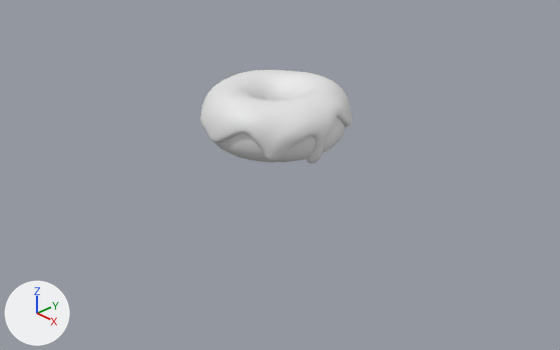
An edit to the Blender file Donut.blend, drawn before and after from the same camera.
Both versions are drawn from a 50 mm camera at (4.56, -4.26, 2.5) aimed at (0.2, -0.14, -0.45). The axes (+X, +Y, +Z) are drawn at lower left. The lights are the same throughout.

Script lines for the objects in view, before the commit:
```python
me_torus = bpy.data.meshes.new('Torus')
me_torus.from_pydata(...)  # 384 vertices, 384 faces; spans x -0.623..0.619, y -0.624..0.621, z -0.25..0.27
me_torus.polygons.foreach_set('use_smooth', [True] * 384)
me_torus_001 = bpy.data.meshes.new('Torus.001')
me_torus_001.from_pydata(...)  # 27552 vertices, 27552 faces; spans x -0.647..0.647, y -0.649..0.651, z -0.281..0.279
me_torus_001.polygons.foreach_set('use_smooth', [True] * 27552)
ob_donut = bpy.data.objects.new('Donut', me_torus)
ob_donut.location = (0.0, 0.0, 0.0)
_m = ob_donut.modifiers.new('Subdivision', 'SUBSURF')
_m.render_levels = 1
ob_icing = bpy.data.objects.new('Icing', me_torus_001)
ob_icing.location = (0.0, 0.0, 0.0)
```
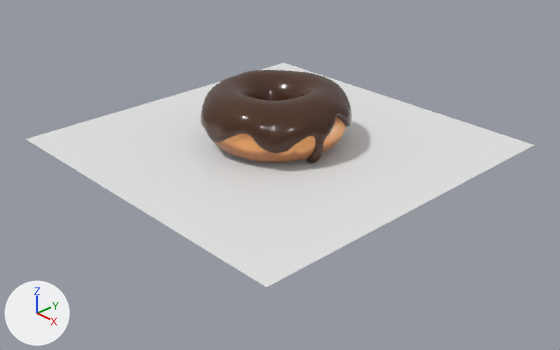
The newer file is also rescaled (x5.092), turned or shifted as a whole; pictures and numbers use the older file's frame.

Patch to the scene script:
```diff
--- a/Donut.blend.py
+++ b/Donut.blend.py
@@ img_donuttt @@
+img_donuttt = load_image('Donuttt', 'Donuttt.png', 1024, 1024, 'sRGB')
@@ mat_material @@
+mat_material = principled_material('Material')
+mat_material.base_color = (0.0712, 0.0274, 0.0132)  # brown #4b2e1e
+mat_material.roughness = 0.197
@@ mat_material_001 @@
+mat_material_001 = principled_material('Material.001')
+mat_material_001.texture = img_donuttt
+mat_material_001.roughness = 0.359
@@ mat_material_002 @@
+mat_material_002 = principled_material('Material.002')
+mat_material_002.base_color = (0.8, 0.8, 0.8)  # white #e7e7e7
@@ me_torus @@
 me_torus.from_pydata(...)  # 384 vertices, 384 faces; spans x -0.623..0.619, y -0.624..0.621, z -0.25..0.27
+me_torus.materials.append(mat_material_001)  # picture img_donuttt
@@ me_torus_001 @@
 me_torus_001.from_pydata(...)  # 27552 vertices, 27552 faces; spans x -0.647..0.647, y -0.649..0.651, z -0.281..0.279
+me_torus_001.materials.append(mat_material)  # brown #4b2e1e
@@ me_plane_002 @@
+me_plane_002.from_pydata([(-1.0, -1.0, 0.0), (1.0, -1.0, 0.0), (-1.0, 1.0, 0.0), (1.0, 1.0, 0.0)], [], [(0, 1, 3, 2)])
+me_plane_002.materials.append(mat_material_002)  # its picture is missing
@@ ob_plane_001 @@
+ob_plane_001 = bpy.data.objects.new('Plane.001', me_plane_002)
+ob_plane_001.location = (0.026, -0.003, -0.24)
+ob_plane_001.scale = (1.57, 1.57, 1.57)
```

Where the change shows, as pixel boxes (x1, y1, x2, y2) in the pictures (560 x 350 px):
'Plane.001', added
    after: (26, 63, 534, 287)
'Icing', recoloured (white to brown)
    both: (201, 70, 352, 164)
'Donut', recoloured (grey to orange)
    both: (215, 117, 346, 162)
